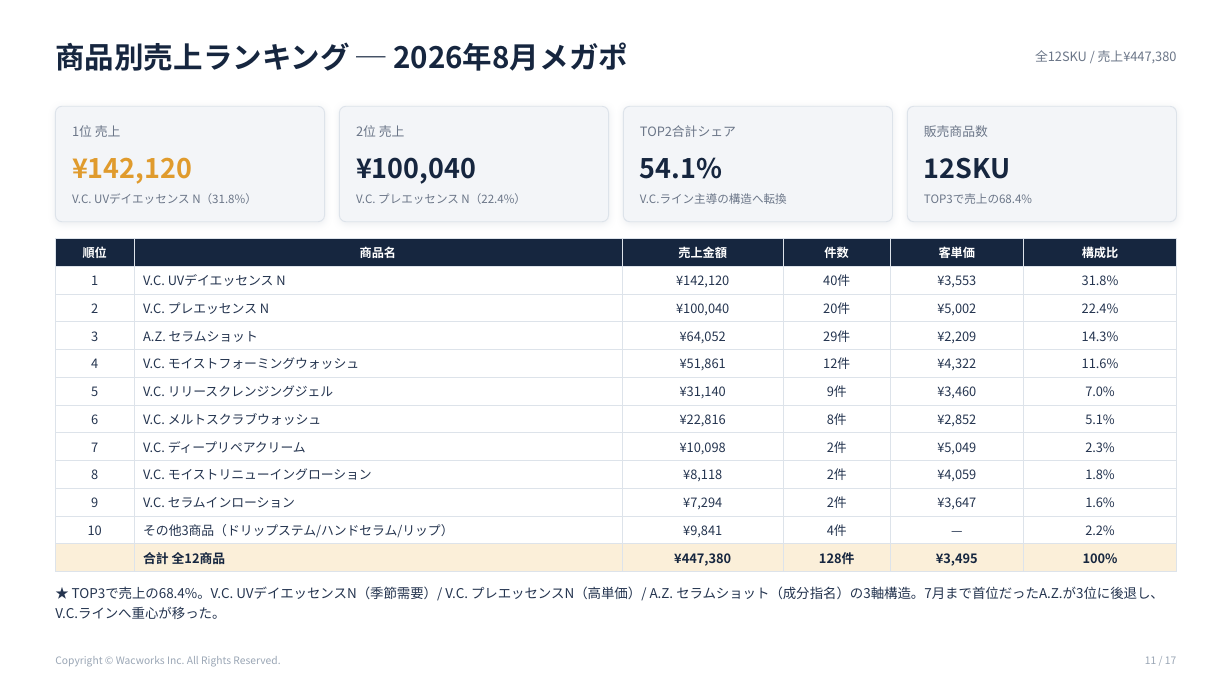
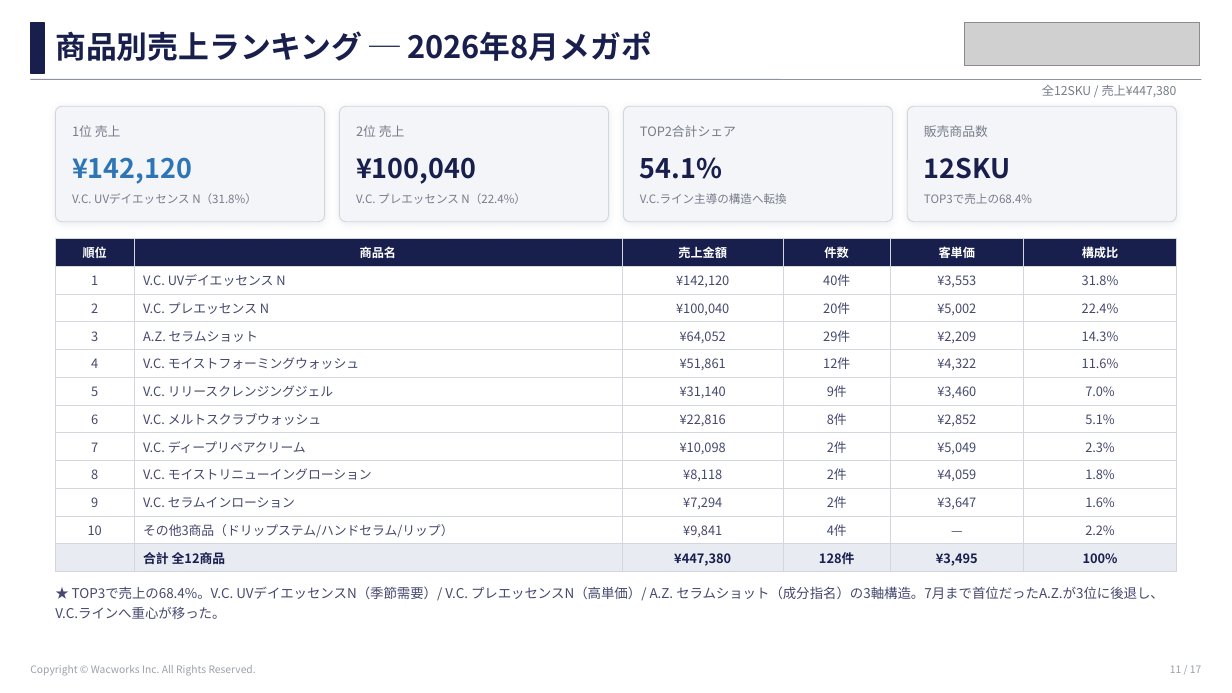
Before and after one commit to wacworks-web/home, a slide deck: slide 11 of reports/dr365_qoo10_202608/dr365_Qoo10_2026年8月メガポ_レポート.pptx. Drawn at 1232x693 pixels with LibreOffice and Linux fonts; fonts in the diff are those of the drawing; grey boxes stand for pictures. Boxes give left, top, right and bottom in pixels: in the first picture for what was removed or moved away, otherwise in the second. Text is boxed around its words. In the diff, an @@ line names an element or a change of style, - is before the commit and + after.

```diff
--- a/reports/dr365_qoo10_202608/dr365_Qoo10_2026年8月メガポ_レポート.pptx
+++ b/reports/dr365_qoo10_202608/dr365_Qoo10_2026年8月メガポ_レポート.pptx
@@ rectangle added at [30, 23, 44, 73], fill #191F4D, outline #191F4D 1 pt @@
@@ text "商品別売上ランキング ─ 2026年8月メガポ": place and size @@
-text "商品別売上ランキング ─ 2026年8月メガポ" at [55, 42, 628, 71]
+text "商品別売上ランキング ─ 2026年8月メガポ" at [55, 31, 652, 61]
@@ text "商品別売上ランキング ─ 2026年8月メガポ" at [55, 31, 652, 61]: size 23 to 24 pt, text colour #16263F to #191F4D @@
@@ picture added at [964, 22, 1200, 66] @@
@@ line added from (30, 79) to (1202, 79), #8C929E 0.75 pt @@
@@ text "全12SKU / 売上¥447,380": place and size @@
-text "全12SKU / 売上¥447,380" at [1035, 50, 1177, 63]
+text "全12SKU / 売上¥447,380" at [1042, 85, 1177, 97]
@@ text "全12SKU / 売上¥447,380" at [1042, 85, 1177, 97]: size 10 to 9.5 pt, text colour #6B7688 to #767C8A @@
@@ rounded rectangle at [55, 106, 324, 222]: fill #F3F5F8 to #F4F5F8; outline #DDE3EA 0.75 pt to #D4D6DE 0.75 pt @@
@@ text "¥142,120" at [72, 157, 192, 184]: text colour #E09B2D to #2E75B6 @@
@@ table at [55, 238, 1177, 570] @@
@@ fill #16263F to #191F4D in row 1 @@
@@ fill #FBEFD9 to #E8EBF2 in row 12 @@
@@ text colour #24344F to #44496E in "1", "V.C. UVデイエッセンス N", "¥142,120", "40件" and 56 more places @@
@@ text colour #16263F to #191F4D in "合計 全12商品", "¥447,380", "128件", "¥3,495" and 1 more places @@
@@ borders changed @@
@@ text "★ TOP3で売上の68.4%。V.C. UVデイエッセンスN（季節需要）/ V.C. プレエッセンスN（高単価）/ ..." at [55, 586, 1164, 619]: text colour #24344F to #44496E @@
@@ text "Copyright © Wacworks Inc. All ...": place and size @@
-text "Copyright © Wacworks Inc. All ..." at [55, 656, 280, 667]
+text "Copyright © Wacworks Inc. All ..." at [30, 665, 256, 676]
@@ text "Copyright © Wacworks Inc. All ..." at [30, 665, 256, 676]: text colour #9AA6B5 to #9AA0AC @@
@@ text "11 / 17" at [1170, 665, 1201, 673]: text colour #9AA6B5 to #9AA0AC @@
@@ text "11 / 17": place and size @@
-text "11 / 17" at [1145, 656, 1176, 664]
+text "11 / 17" at [1170, 665, 1201, 673]
```
Also in this commit, not shown: 16 other slides changed, 6 other files.
